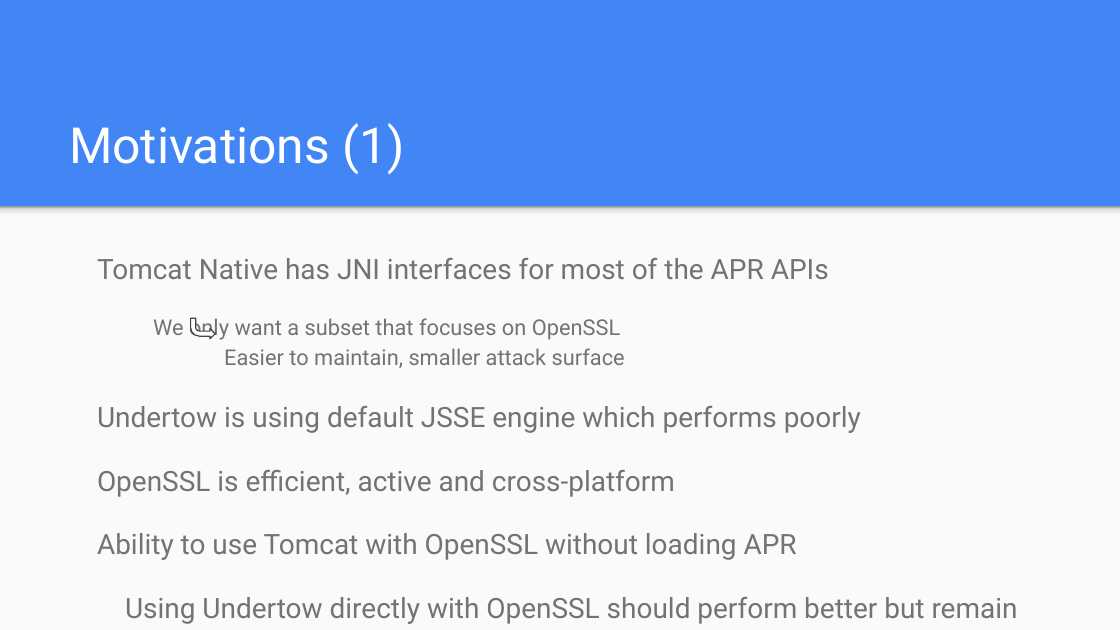
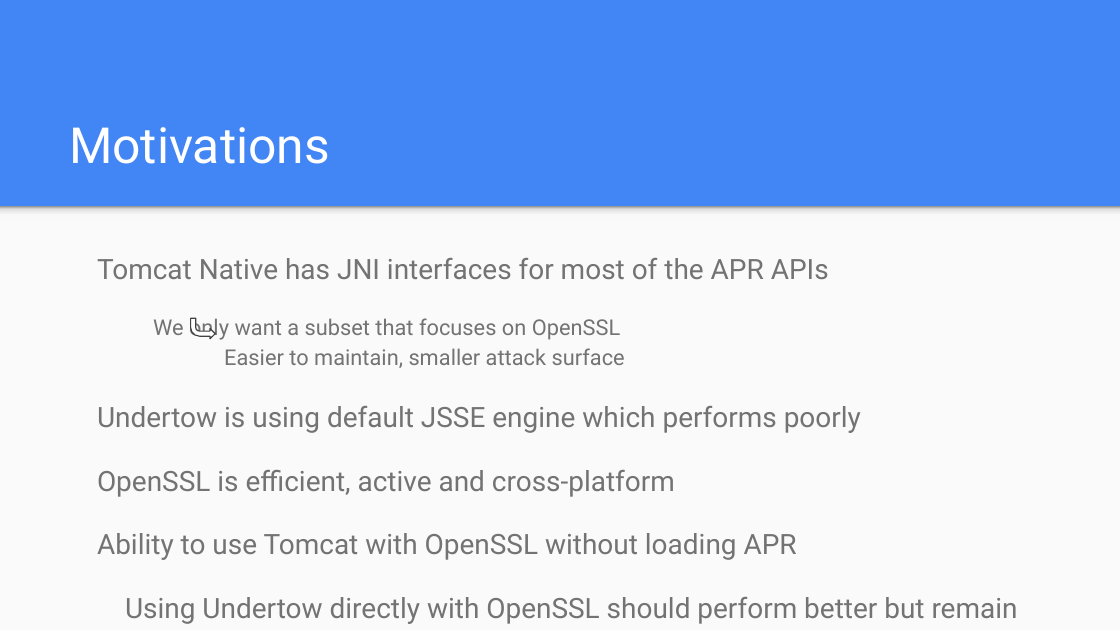
Before and after one commit to jocelynthode/tomcat-native2-doc, a slide deck: slide 9 of initial_presentation.pptx. Drawn at 1120x630 pixels with LibreOffice and Linux fonts; fonts in the diff are those of the drawing. Boxes give left, top, right and bottom in pixels: in the first picture for what was removed or moved away, otherwise in the second. Text is boxed around its words. In the diff, an @@ line names an element or a change of style, - is before the commit and + after.

```diff
--- a/initial_presentation.pptx
+++ b/initial_presentation.pptx
@@ title at [69,127,330,164]: text changed @@
-Motivations (1)
+Motivations
```
Also in this commit, not shown: 6 other slides changed, 1 slide added, 1 slide removed, 1 other file.
